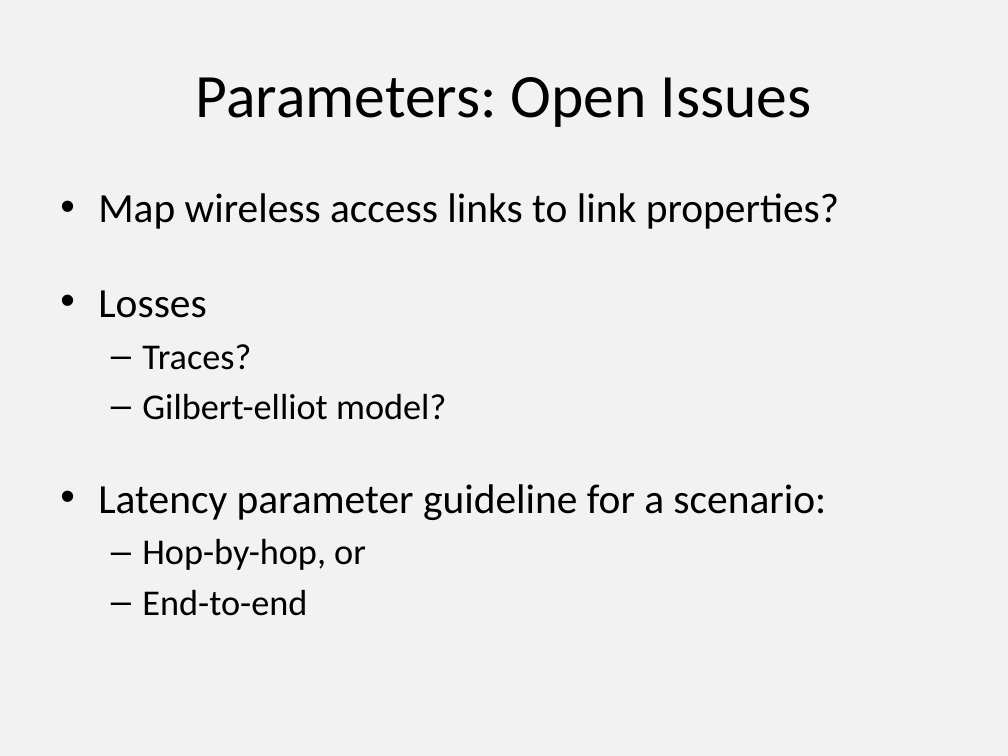
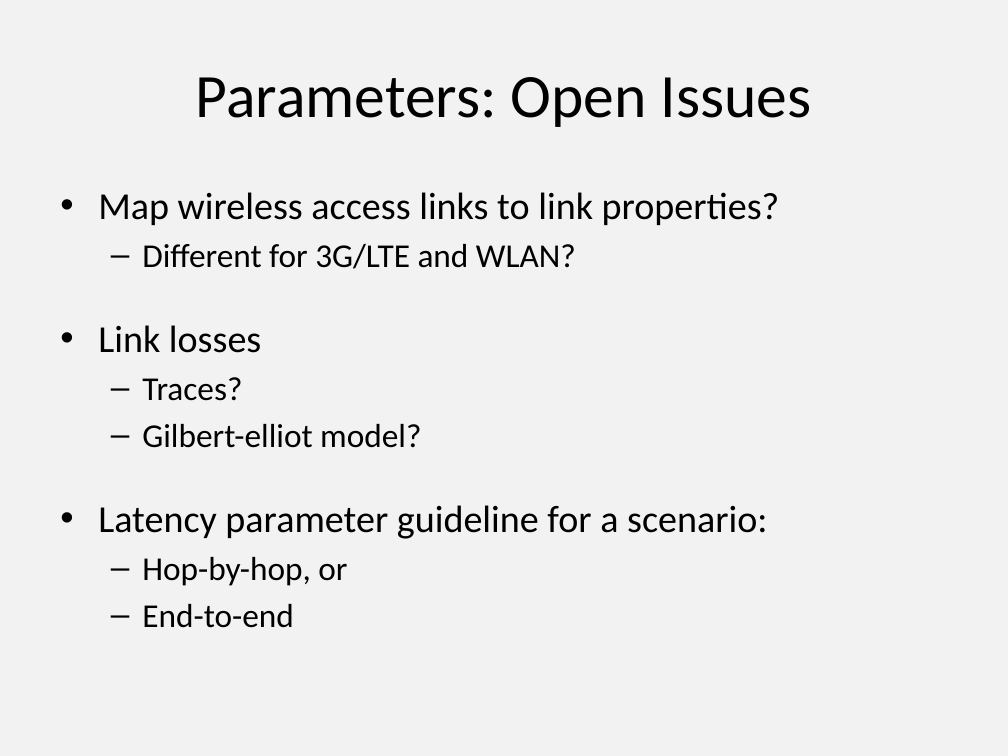
Before and after one commit to protocols-comnet/rmcat-eval-criteria, a slide deck: slide 7 of ppt-ietf87-rmcat-cc-eval-00.pptx. Drawn at 1008x756 pixels with LibreOffice and Linux fonts; fonts in the diff are those of the drawing. Boxes give left, top, right and bottom in pixels: in the first picture for what was removed or moved away, otherwise in the second. Text is boxed around its words. In the diff, an @@ line names an element or a change of style, - is before the commit and + after.

```diff
--- a/ppt-ietf87-rmcat-cc-eval-00.pptx
+++ b/ppt-ietf87-rmcat-cc-eval-00.pptx
@@ text at [98,192,780,628]: size 29.6 to 27.2 pt in "Map wireless access links to link properties?", "Latency parameter guideline for a scenario:"; size 25.9 to 23.8 pt in "Traces?", "Gilbert-elliot model?", "Hop-by-hop, or", "End-to-end" @@
@@ text at [98,244,576,353]: text changed; size 29.6 to 23.8 pt @@
-• Losses
+  – Different for 3G/LTE and WLAN?
+• Link losses
```
Also in this commit, not shown: 5 other slides changed, 1 slide added, 1 other file.
